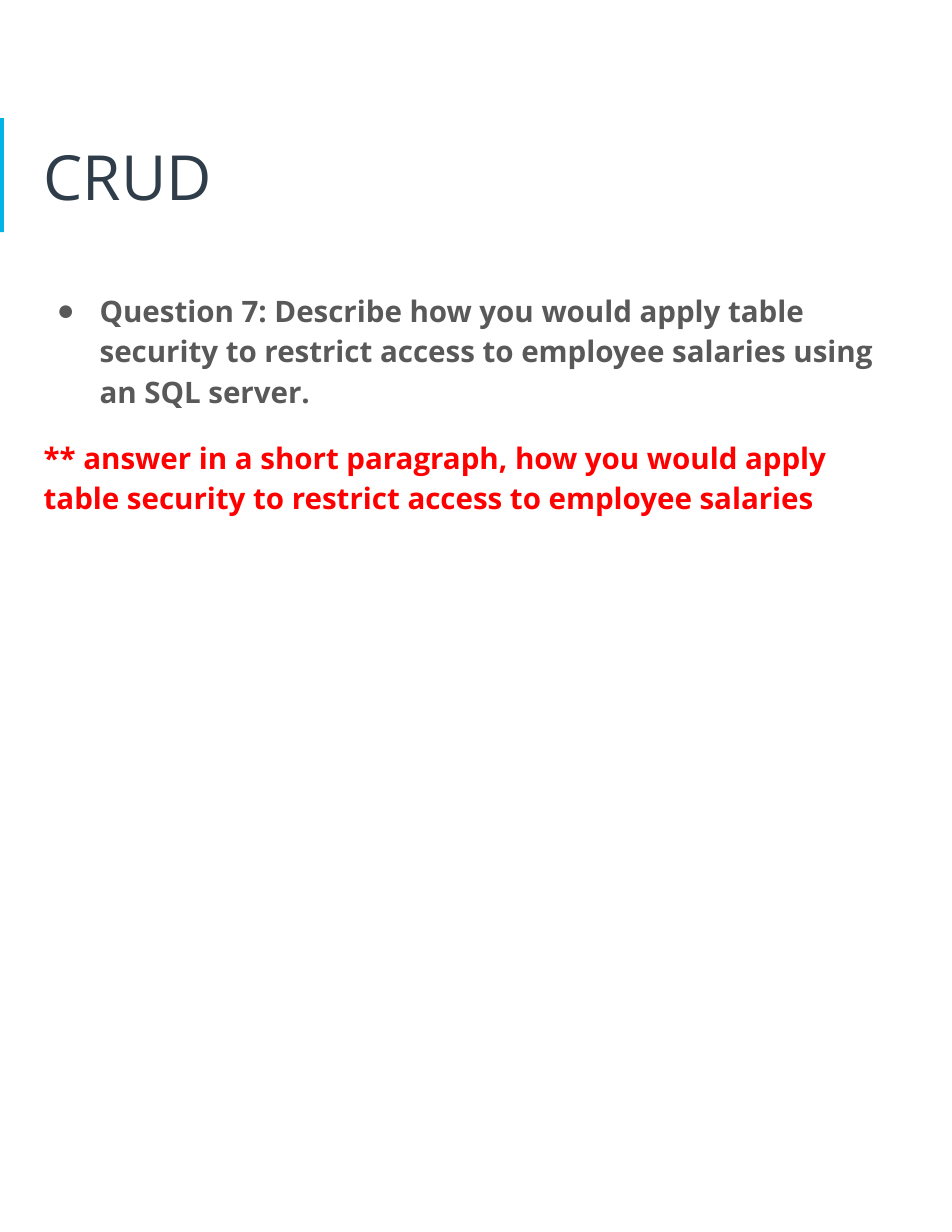
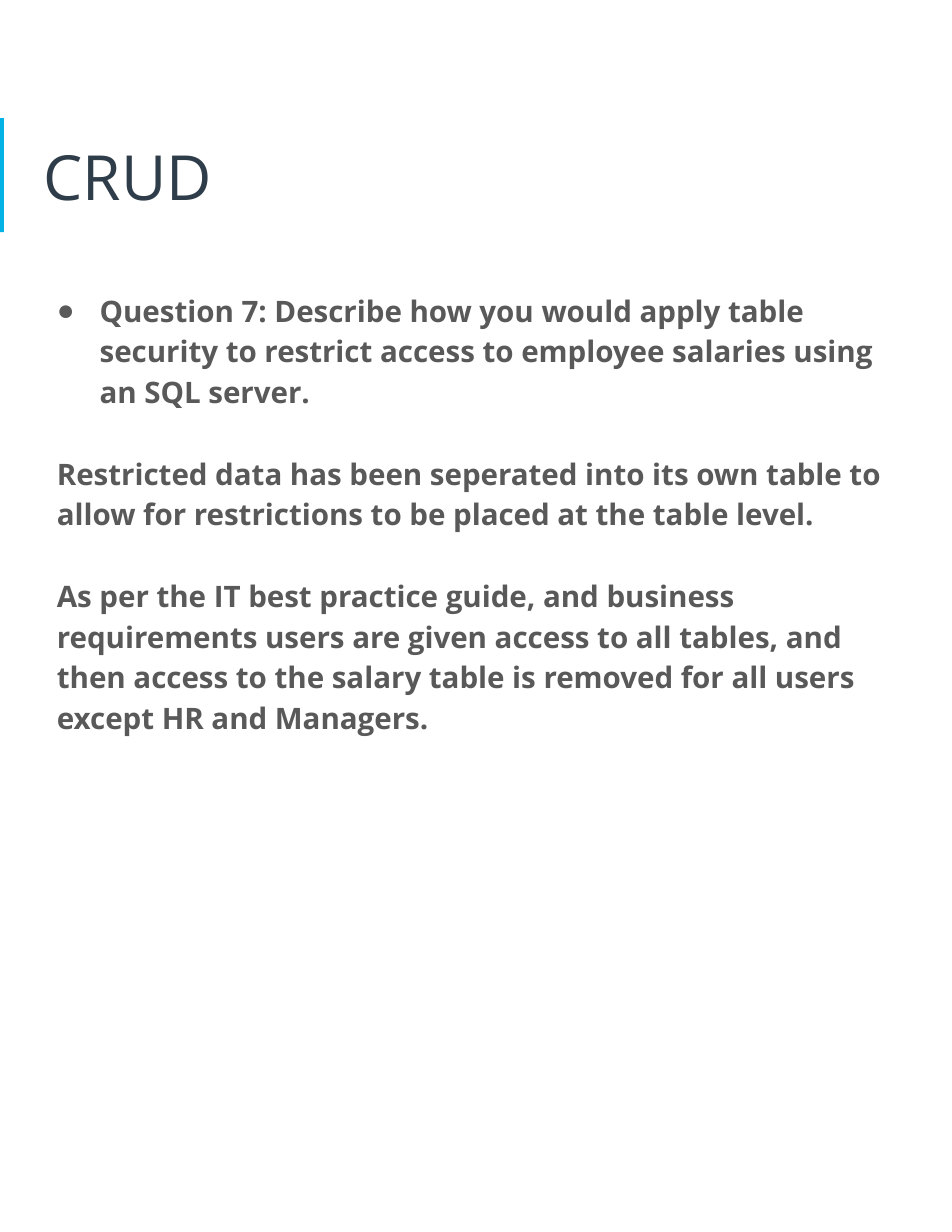
Before and after one commit to MartyP233/data-architecture-nanodegree, a slide deck: slide 23 of assignments/HR Database/project submission.pptx (slide 24 before the commit). Drawn at 952x1232 pixels with LibreOffice and Linux fonts; fonts in the diff are those of the drawing. Boxes give left, top, right and bottom in pixels: in the first picture for what was removed or moved away, otherwise in the second. Text is boxed around its words. In the diff, an @@ line names an element or a change of style, - is before the commit and + after.

```diff
--- a/assignments/HR Database/project submission.pptx
+++ b/assignments/HR Database/project submission.pptx
@@ text at <box>57,462,880,736</box>: text changed; text colour #FF0000 to #595959 @@
-** answer in a short paragraph, how you would apply table security to restrict access to employee salaries
+Restricted data has been seperated into its own table to allow for restrictions to be placed at the table level.
+As per the IT best practice guide, and business requirements users are given access to all tables, and then access to the salary table is removed for all users except HR and Managers.
```
Also in this commit, not shown: 6 other slides changed, 1 slide removed, 3 other files.
